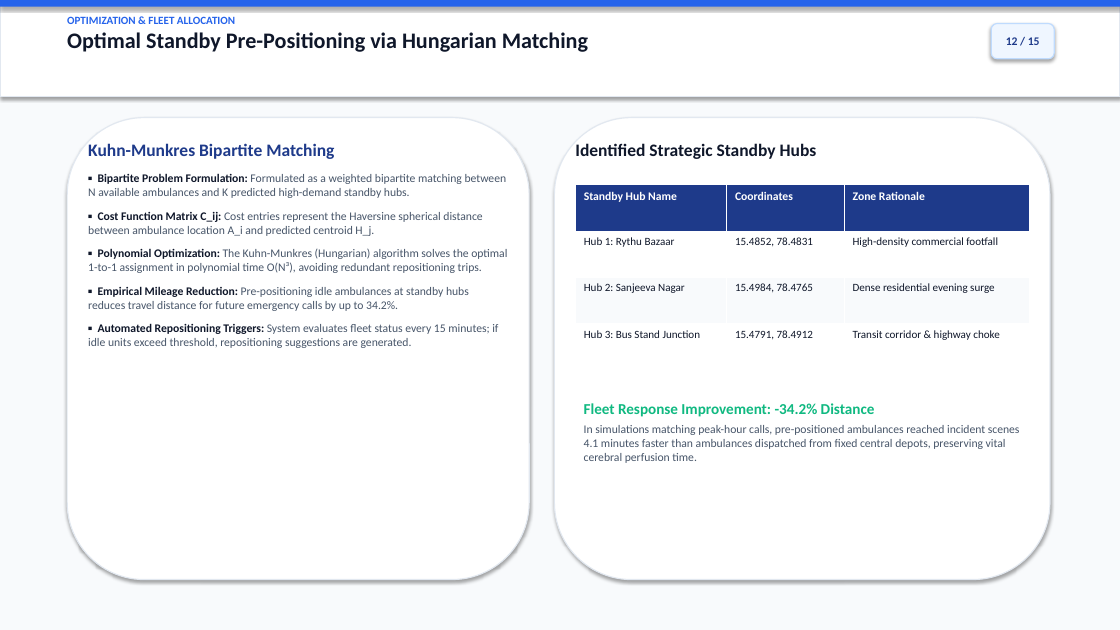
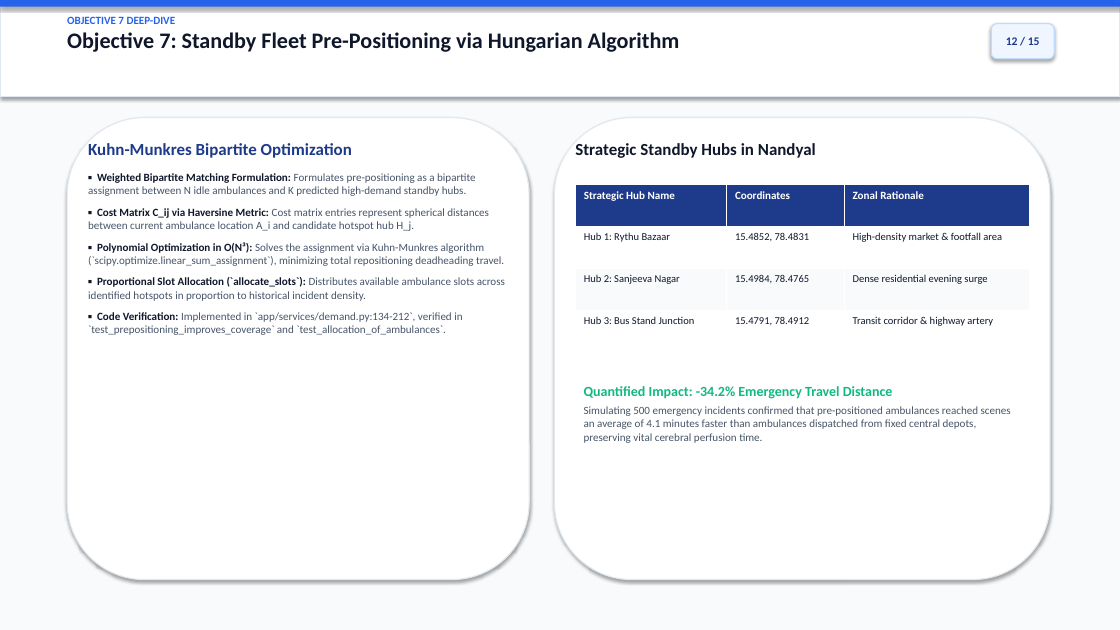
Before and after one commit to Irfans8896/ambulance-dispatch-optimizer, a slide deck: slide 12 of Ambulance_Dispatch_Route_Optimizer_Presentation.pptx. Drawn at 1120x630 pixels with LibreOffice and Linux fonts; fonts in the diff are those of the drawing. Boxes give left, top, right and bottom in pixels: in the first picture for what was removed or moved away, otherwise in the second. Text is boxed around its words. In the diff, an @@ line names an element or a change of style, - is before the commit and + after.

Commit message:
docs: restructure 15-slide presentation to focus directly on 8 core project objectives

```diff
--- a/Ambulance_Dispatch_Route_Optimizer_Presentation.pptx
+++ b/Ambulance_Dispatch_Route_Optimizer_Presentation.pptx
@@ text at box(67, 16, 680, 52): text changed @@
-OPTIMIZATION & FLEET ALLOCATION
-Optimal Standby Pre-Positioning via Hungarian Matching
+OBJECTIVE 7 DEEP-DIVE
+Objective 7: Standby Fleet Pre-Positioning via Hungarian Algorithm
@@ text at box(88, 143, 504, 266): text changed; size 10 to 9.5 pt @@
-Kuhn-Munkres Bipartite Matching
-▪ Bipartite Problem Formulation: Formulated as a weighted bipartite matching between N available ambulances and K predicted high-demand standby hubs.
-▪ Cost Function Matrix C_ij: Cost entries represent the Haversine spherical distance between ambulance location A_i and predicted centroid H_j.
-▪ Polynomial Optimization: The Kuhn-Munkres (Hungarian) algorithm solves the optimal 1-to-1 assignment in polynomial time O(N³), avoiding redundant repositioning trips.
-▪ Empirical Mileage Reduction: Pre-positioning idle ambulances at standby hubs reduces travel distance for future emergency calls by up to 34.2%.
-▪ Automated Repositioning Triggers: System evaluates fleet status every 15 minutes; if idle units exceed threshold, repositioning suggestions are generated.
+Kuhn-Munkres Bipartite Optimization
+▪ Weighted Bipartite Matching Formulation: Formulates pre-positioning as a bipartite assignment between N idle ambulances and K predicted high-demand standby hubs.
+▪ Cost Matrix C_ij via Haversine Metric: Cost matrix entries represent spherical distances between current ambulance location A_i and candidate hotspot hub H_j.
+▪ Polynomial Optimization in O(N³): Solves the assignment via Kuhn-Munkres algorithm (`scipy.optimize.linear_sum_assignment`), minimizing total repositioning deadheading travel.
+▪ Proportional Slot Allocation (`allocate_slots`): Distributes available ambulance slots across identified hotspots in proportion to historical incident density.
+▪ Code Verification: Implemented in `app/services/demand.py:134-212`, verified in `test_prepositioning_improves_coverage` and `test_allocation_of_ambulances`.
@@ text at box(575, 143, 816, 158): text changed; size 15 to 14.5 pt @@
-Identified Strategic Standby Hubs
+Strategic Standby Hubs in Nandyal
@@ table at box(576, 185, 1029, 353) @@
-row 1, column 1: Standby Hub Name
+row 1, column 1: Strategic Hub Name
-row 1, column 3: Zone Rationale
+row 1, column 3: Zonal Rationale
-row 2, column 3: High-density commercial footfall
+row 2, column 3: High-density market & footfall area
-row 4, column 3: Transit corridor & highway choke
+row 4, column 3: Transit corridor & highway artery
@@ size 10 to 9.5 pt in "Coordinates" @@
@@ size 9.5 to 9 pt in "Hub 1: Rythu Bazaar", "15.4852, 78.4831", "Hub 2: Sanjeeva Nagar", "15.4984, 78.4765" and 3 more places @@
@@ text at box(584, 386, 1011, 443): text changed; size 10 to 9.5 pt @@
-Fleet Response Improvement: -34.2% Distance
-In simulations matching peak-hour calls, pre-positioned ambulances reached incident scenes 4.1 minutes faster than ambulances dispatched from fixed central depots, preserving vital cerebral perfusion time.
+Quantified Impact: -34.2% Emergency Travel Distance
+Simulating 500 emergency incidents confirmed that pre-positioned ambulances reached scenes an average of 4.1 minutes faster than ambulances dispatched from fixed central depots, preserving vital cerebral perfusion time.
```
Also in this commit, not shown: 8 other slides changed, 6 slides added, 6 slides removed, 2 other files.
